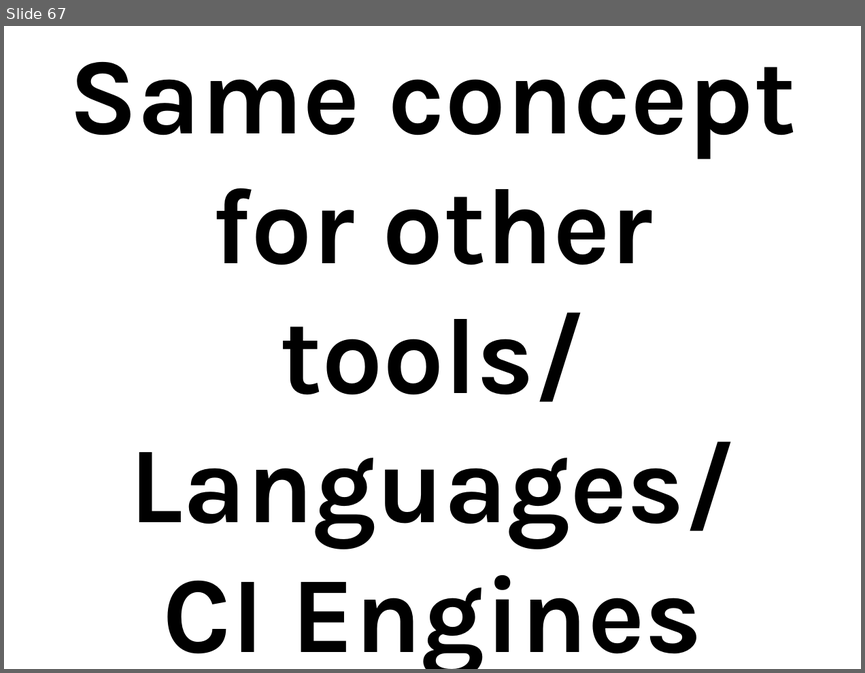
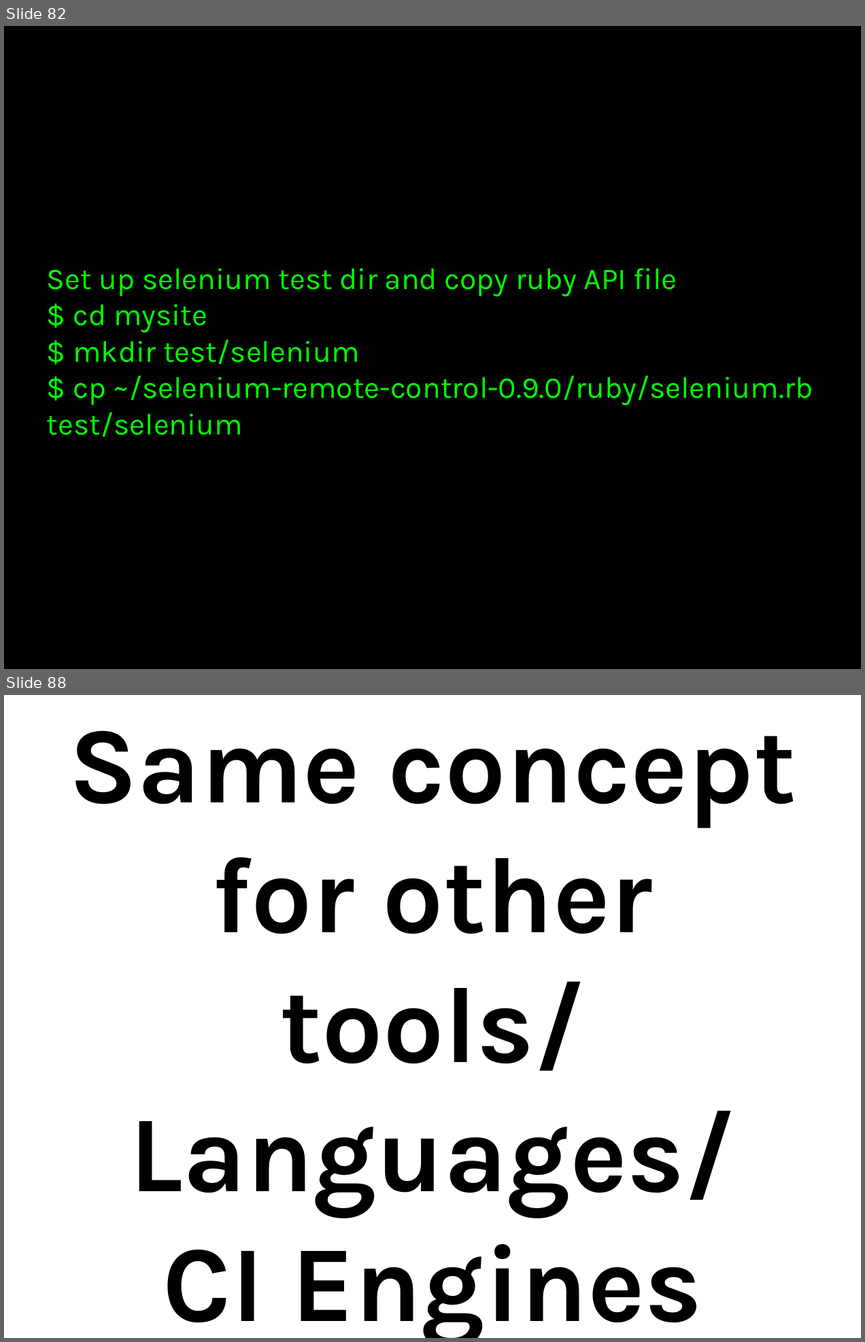
Before and after one commit to thewoolleyman/ci_for_the_rails_guy_or_gal, a slide deck: presentation/ci_for_the_web_2.0_guy_or_gal.odp. Shown one above the other, each under a label of ours: slide 67 before the commit, slides 82 and 88 after it; the slides between them are not shown. The pictures are 865x673 and 865x1342 pixels, drawn with LibreOffice and Linux fonts; fonts in the diff are those of the drawing. Boxes give left, top, right and bottom in pixels: in the first picture for what was removed or moved away, otherwise in the second. Text is boxed around its words. In the diff, an @@ line names an element or a change of style, - is before the commit and + after.

```diff
--- a/presentation/ci_for_the_web_2.0_guy_or_gal.odp
+++ b/presentation/ci_for_the_web_2.0_guy_or_gal.odp
@@ slide 82 added at (4, 26, 861, 669), background #000000 @@
@@ title added at (47, 268, 813, 437), 28 pt, text #00FF00 @@
+Set up selenium test dir and copy ruby API file
+$ cd mysite
+$ mkdir test/selenium
+$ cp ~/selenium-remote-control-0.9.0/ruby/selenium.rb test/selenium
@@ what was slide 67 is now slide 88 @@
```
Also in this commit, not shown: 21 other slides added, 1 slide removed.
